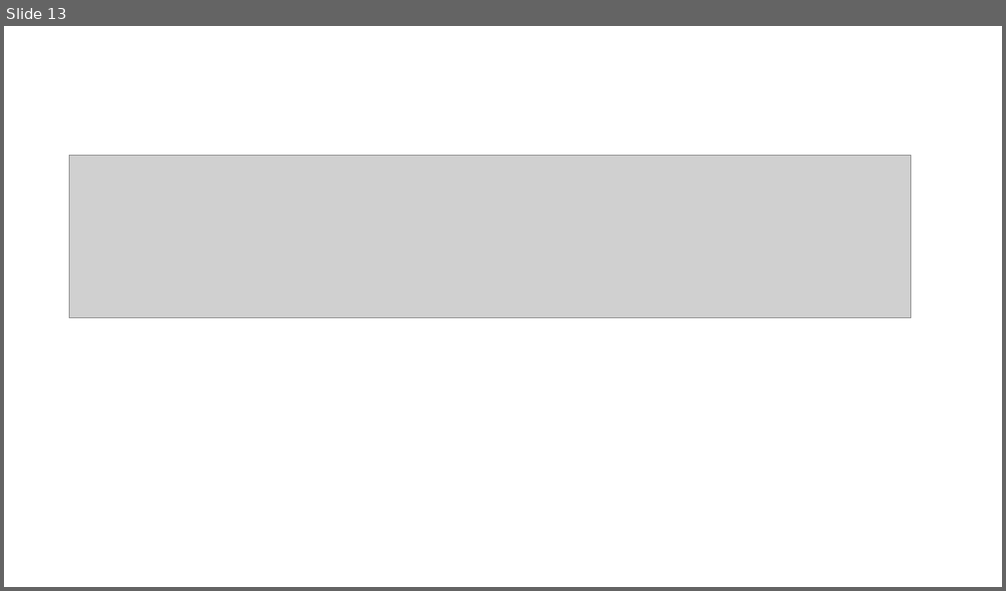
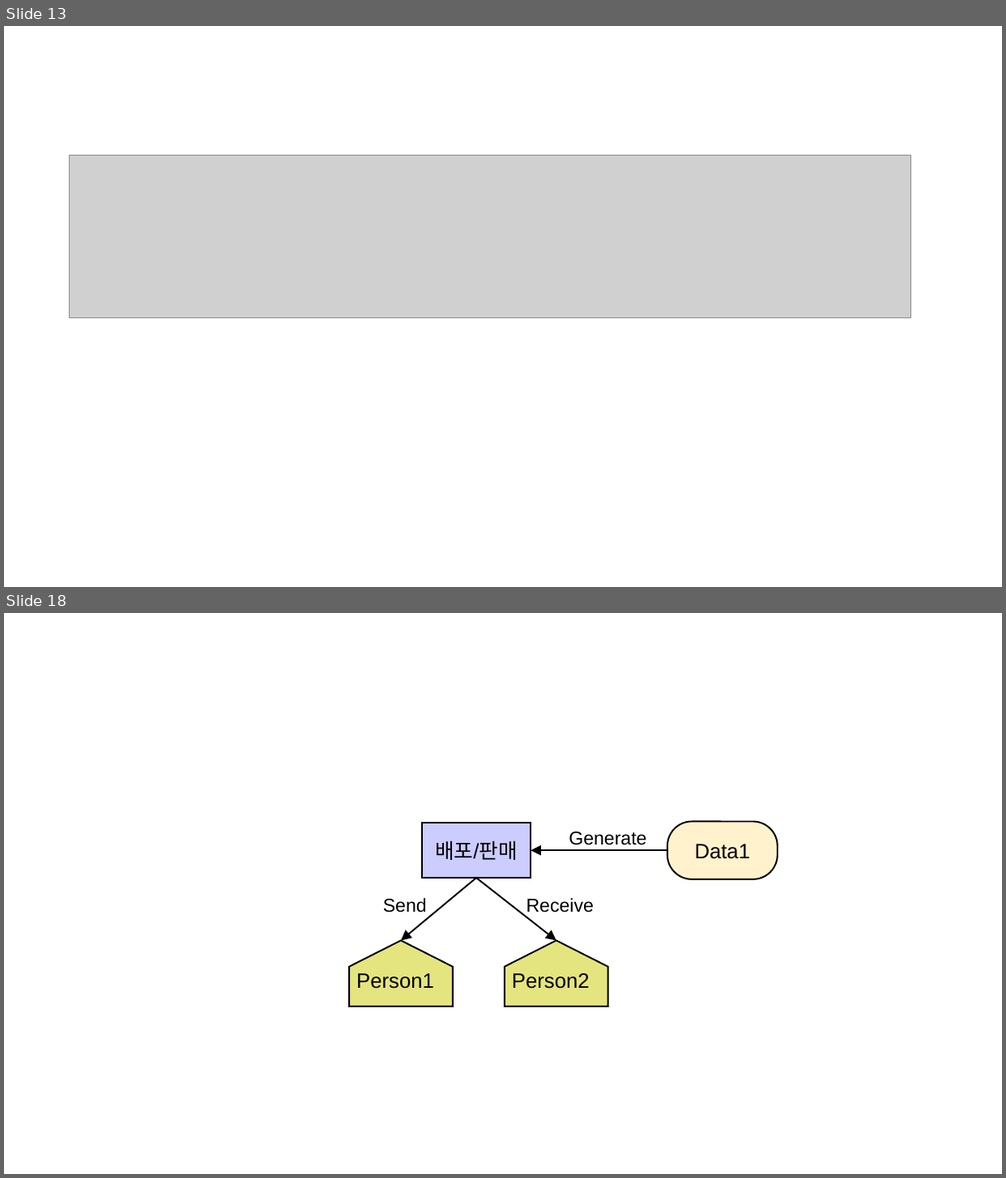
Before and after one commit to YYuJeong/Provenance-Data-Management-System, a slide deck: 그래프모델링.pptx. Shown one above the other, each under a label of ours: slide 13 before the commit, slides 13 and 18 after it; the slides between them are not shown. The pictures are 1006x591 and 1006x1178 pixels, drawn with LibreOffice and Linux fonts; fonts in the diff are those of the drawing; grey boxes stand for pictures. Boxes give left, top, right and bottom in pixels: in the first picture for what was removed or moved away, otherwise in the second. Text is boxed around its words. In the diff, an @@ line names an element or a change of style, - is before the commit and + after.

```diff
--- a/그래프모델링.pptx
+++ b/그래프모델링.pptx
@@ slide 18 added at [4,613,1002,1174], background #FFFFFF @@
@@ rectangle added at [422,824,530,878], fill #CCCCFF, outline #000000 1.5 pt, 20 pt, text #000000 @@
+배포/판매
@@ rounded rectangle added at [667,822,778,879], fill #FFF2CC, outline #000000 1.5 pt, 20 pt, text #000000 @@
+Data1
@@ arrow added from (667, 850) to (531, 850), #000000 1.5 pt @@
@@ text added at [569,832,646,845], 18 pt, text #000000 @@
+Generate
@@ arrow added from (476, 878) to (401, 941), #000000 1.5 pt @@
@@ arrow added from (476, 878) to (556, 941), #000000 1.5 pt @@
@@ text added at [383,898,427,913], 18 pt, text #000000 @@
+Send
@@ text added at [526,898,594,917], 18 pt, text #000000 @@
+Receive
@@ pentagon arrow added at [349,941,453,1007], fill #E5E57F, outline #000000 1.5 pt, 20 pt, text #000000 @@
+Person1
@@ pentagon arrow added at [505,941,608,1007], fill #E5E57F, outline #000000 1.5 pt, 20 pt, text #000000 @@
+Person2
```
Also in this commit, not shown: 1 slide changed, 4 other slides added.
